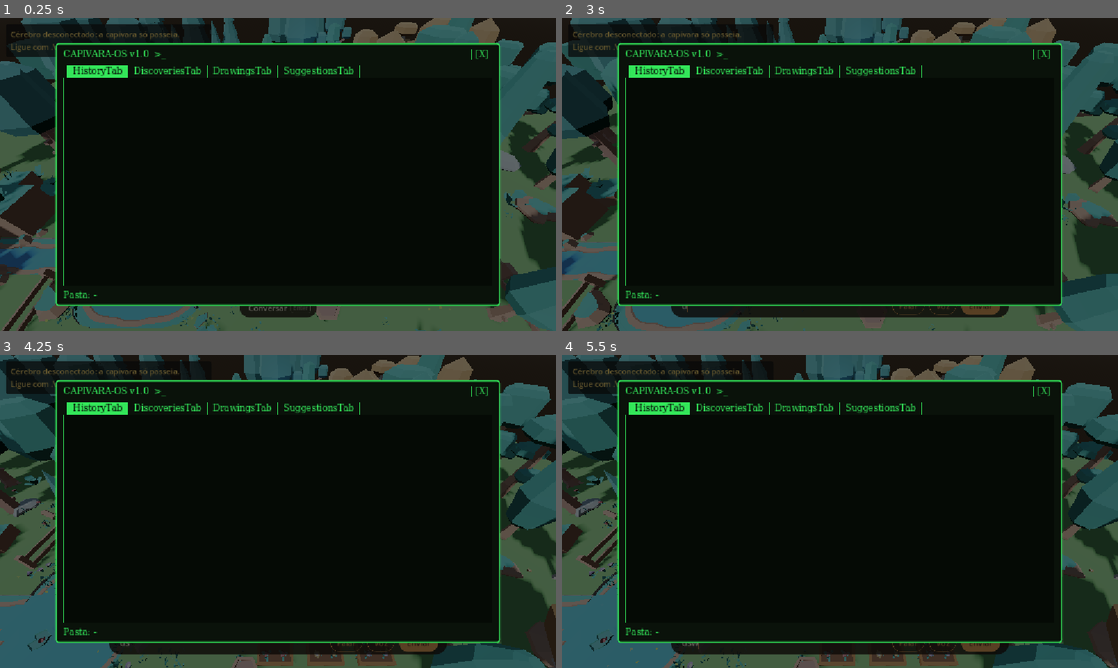
Above: before the commit, frames 1-4 (two rows, left to right).
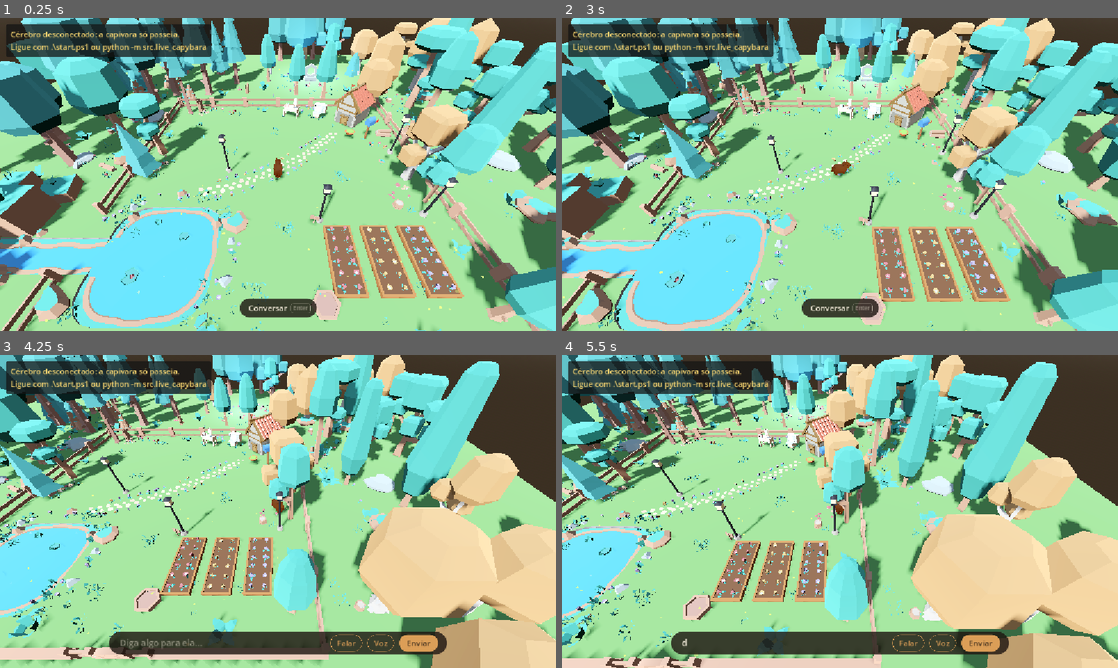
Above: after the commit, the same moments.

Repository: MatheusPatricioo/capivara-ia
Game: Godot game, scene res://scenes/world.tscn
Two runs of this game, one before a commit and one after it. Both use one fixed random seed, a clock stepped at 60 frames per second and the inputs below.
Inputs (mouse positions are in pixels of both pictures, inside the frame that each line leads up to):
- Up to frame 1 (0.25 s): no input
- Up to frame 2 (3 s): click "Conversar" at 0.5 s; click (940, 305) at 1.25 s, where only the run after the commit has a clickable "Voz"; click (940, 305) at 2 s, where only the run after the commit has a clickable "Mudo"; tap Enter at 2.75 s; move the mouse to (962, 158) at 2.77 s; hold D (move_right) from 2.78 s (still down); hold Tab (toggle_control_mode) from 2.78 s (still down); click (962, 158) at 2.92 s
- Up to frame 3 (4.25 s): move the mouse to (166, 527) at 3.52 s; release D (move_right) at 3.53 s; release Tab (toggle_control_mode) at 3.53 s; hold S (move_backward) from 3.53 s (still down); tap Enter at 3.6 s
- Up to frame 4 (5.5 s): move the mouse to (895, 442) at 4.27 s; release S (move_backward) at 4.28 s; hold D (move_right) 4.28-5.03 s; tap Keypad Enter at 4.35 s; move the mouse to (812, 574) at 5.02 s; hold W (move_forward) from 5.03 s (still down); tap Tab (toggle_control_mode) at 5.1 s; click (812, 574) at 5.17 s

The runs differ from the first frame. In frame 1, 99% of the frame differs, in the area x 0-100%, y 0-100%; in frame 2, 99%; in frame 3, 98%; in frame 4, 98%.
Error before the commit: Parse Error: Identifier "DiscoveriesFolder" not declared in the current scope. (res://scripts/computer/computer_screen.gd:30)

Commit message:
feat: let the world ask the brain for notes, drawings and searches instead of reading the disk
The computer screen asks the brain through BrainQuestion and no longer reads
the discoveries folder, the file naming rule or brain/.env.

Diff:
--- a/world/scenes/ui/computer_screen.tscn
+++ b/world/scenes/ui/computer_screen.tscn
@@ -236,7 +236,7 @@
 layout_mode = 2
 script = ExtResource("3_note_folder_tab")
 empty_text = "> nenhuma sugestão ainda."
-done_line_prefix = "- **Situação:** constru"
+folder = "suggestions"
 metadata/_tab_index = 3
 
 [node name="Split" type="HSplitContainer" parent="Monitor/Layout/Tabs/SuggestionsTab"]
--- a/world/scripts/brain/brain_connection.gd
+++ b/world/scripts/brain/brain_connection.gd
@@ -41,6 +41,9 @@
 ## Her creator closed the chat: she stops listening and goes back to her own life.
 signal conversation_ended
 signal connection_changed(is_connected: bool)
+## The answer to a request sent with send_request(): it carries the same request_id.
+## Use BrainQuestion.ask() to send a request and wait for its own reply.
+signal reply_received(reply: Dictionary)
 
 const DEFAULT_URL: String = "ws://127.0.0.1:8765"
 ## Set this environment variable to use another address, like ws://127.0.0.1:8799.
@@ -64,6 +67,7 @@
 var _url: String = DEFAULT_URL
 var _is_connected: bool = false
 var _seconds_until_reconnect: float = 0.0
+var _sent_request_count: int = 0
 
 
 func _ready() -> void:
@@ -160,6 +164,19 @@
 	_send_voice_mode()
 
 
+## Sends a request (like {"type": "list_drawings"}) with a new request_id and returns that
+## id, so the caller can recognize its reply. Returns "" while the brain is offline.
+func send_request(request: Dictionary) -> String:
+	if not _is_connected:
+		return ""
+	_sent_request_count += 1
+	var request_id: String = "world-%d" % _sent_request_count
+	var message: Dictionary = request.duplicate()
+	message["request_id"] = request_id
+	_socket.send_text(JSON.stringify(message))
+	return request_id
+
+
 func _send_voice_mode() -> void:
 	if not _is_connected:
 		return
@@ -177,6 +194,10 @@
 		push_warning("The brain sent a message that is not a JSON object: %s" % text)
 		return
 	var message: Dictionary = parsed
+	# Only replies carry a request_id: orders from the brain never do.
+	if message.has("request_id"):
+		reply_received.emit(message)
+		return
 	match message.get("type"):
 		"go_to":
 			go_to_requested.emit(StringName(str(message.get("point", ""))))
--- /dev/null
+++ b/world/scripts/brain/brain_question.gd
@@ -0,0 +1,61 @@
+class_name BrainQuestion
+extends RefCounted
+
+## Asks the brain something and waits for its own answer:
+##     var reply: Dictionary = await BrainQuestion.ask({"type": "list_drawings"})
+## The reply is the brain's message, or a "request_failed" one made here when the brain is
+## offline ("offline") or takes too long ("timeout"), so the caller always gets an answer
+## and only has to check reply["type"].
+
+const FAILED_TYPE: String = "request_failed"
+const TIMEOUT_SECONDS: float = 5.0
+
+## Emitted once, with the reply or with a failure made here.
+signal _settled(reply: Dictionary)
+
+## Questions still waiting. Holding them here keeps each one alive until it is settled:
+## nothing else references a question while its caller awaits.
+static var _waiting: Array[BrainQuestion] = []
+
+var _request_id: String = ""
+var _is_settled: bool = false
+
+
+static func ask(request: Dictionary) -> Dictionary:
+	var question: BrainQuestion = BrainQuestion.new()
+	_waiting.append(question)
+	var reply: Dictionary = await question._ask(request)
+	_waiting.erase(question)
+	return reply
+
+
+static func failure(reason: String) -> Dictionary:
+	return {"type": FAILED_TYPE, "reason": reason}
+
+
+func _ask(request: Dictionary) -> Dictionary:
+	_request_id = Brain.send_request(request)
+	if _request_id.is_empty():
+		return failure("offline")
+	Brain.reply_received.connect(_on_reply_received)
+	Brain.get_tree().create_timer(TIMEOUT_SECONDS).timeout.connect(_on_timeout)
+	var reply: Dictionary = await _settled
+	Brain.reply_received.disconnect(_on_reply_received)
+	return reply
+
+
+## Every reply reaches every question: each one keeps only the reply to its own request.
+func _on_reply_received(reply: Dictionary) -> void:
+	if str(reply.get("request_id", "")) == _request_id:
+		_settle(reply)
+
+
+func _on_timeout() -> void:
+	_settle(failure("timeout"))
+
+
+func _settle(reply: Dictionary) -> void:
+	if _is_settled:
+		return
+	_is_settled = true
+	_settled.emit(reply)
--- a/world/scripts/computer/computer_screen.gd
+++ b/world/scripts/computer/computer_screen.gd
@@ -1,13 +1,14 @@
 class_name ComputerScreen
 extends CanvasLayer
 
-## The capybara's retro computer, drawn over the 3D world. It only shows files from the
-## discoveries folder: no AI logic lives here. The [X] button or the Esc key closes it.
+## The capybara's retro computer, drawn over the 3D world. It only shows what the brain
+## sends about her saved things, and never reads the disk: no AI logic lives here.
+## The [X] button or the Esc key closes it.
 ## The game keeps running while it is open, so the brain connection never stops.
 
 const TAB_TITLES: PackedStringArray = ["Histórico", "Descobertas", "Desenhos", "Sugestões"]
-## Where the brain saves her suggestions for the world, inside the discoveries folder.
-const SUGGESTIONS_FOLDER_NAME: String = "sugestoes"
+## Shown until the brain tells where the discoveries folder is.
+const UNKNOWN_FOLDER_TEXT: String = "Pasta: (esperando o cérebro)"
 
 @onready var _tabs: TabContainer = %Tabs
 @onready var _close_button: Button = %CloseButton
@@ -23,17 +24,22 @@
 	for tab_index: int in TAB_TITLES.size():
 		_tabs.set_tab_title(tab_index, TAB_TITLES[tab_index])
 	_close_button.pressed.connect(close)
+	_discoveries_tab.folder_path_received.connect(_show_folder_path)
 
 
-## Reads the folder again on every open, so the tabs always show the latest files.
+## Asks the brain again on every open, so the tabs always show the latest things.
+## The tabs fill in as the answers arrive; the screen opens right away.
 func open() -> void:
-	var discoveries_path: String = DiscoveriesFolder.path()
-	_folder_label.text = "Pasta: %s" % discoveries_path
-	_history_tab.show_history(discoveries_path)
-	_discoveries_tab.show_folder(discoveries_path)
-	_drawings_tab.show_drawings(discoveries_path)
-	_suggestions_tab.show_folder(discoveries_path.path_join(SUGGESTIONS_FOLDER_NAME))
+	_folder_label.text = UNKNOWN_FOLDER_TEXT
+	_history_tab.show_history()
+	_discoveries_tab.show_notes()
+	_drawings_tab.show_drawings()
+	_suggestions_tab.show_notes()
 	show()
+
+
+func _show_folder_path(folder_path: String) -> void:
+	_folder_label.text = "Pasta: %s" % folder_path
 
 
 func close() -> void:
--- a/world/scripts/computer/drawings_tab.gd
+++ b/world/scripts/computer/drawings_tab.gd
@@ -4,8 +4,11 @@
 ## The Drawings tab: a gallery of the capybara's drawings, newest first, and a
 ## button that opens the discoveries folder in the system file explorer. The cards flow
 ## like words in a paragraph: as many per row as the screen width fits, centered.
+## The brain sends the list first and then each drawing as a PNG in base64, asked one
+## by one, so the cards appear as they arrive and no message grows with the gallery.
 
 const EMPTY_TEXT: String = "> nenhum desenho ainda."
+const UNAVAILABLE_TEXT: String = "> não consegui falar com o cérebro."
 const THUMBNAIL_SIZE: Vector2 = Vector2(220, 165)
 ## Green like the terminal, so each white sheet sits in a thin frame.
 const FRAME_COLOR: Color = Color(0.2, 0.9, 0.35)
@@ -16,25 +19,55 @@
 @onready var _open_folder_button: Button = %OpenFolderButton
 
 var _discoveries_path: String = ""
+## Grows on every show_drawings(), so a gallery still loading stops when a new one starts.
+var _load_count: int = 0
 
 
 func _ready() -> void:
 	_open_folder_button.pressed.connect(_open_folder)
 
 
-## Loads the gallery again. Called every time the computer screen opens.
-func show_drawings(discoveries_path: String) -> void:
-	_discoveries_path = discoveries_path
-	_open_folder_button.disabled = not DirAccess.dir_exists_absolute(discoveries_path)
+## Asks the brain for the gallery again. Called every time the computer screen opens.
+func show_drawings() -> void:
+	_load_count += 1
+	var this_load: int = _load_count
 	_clear_gallery()
-	var file_names: PackedStringArray = DiscoveryFiles.list_newest_first(discoveries_path, DiscoveryFiles.DRAWING_EXTENSION)
+	_open_folder_button.disabled = true
+	var reply: Dictionary = await BrainQuestion.ask({"type": "list_drawings"})
+	if this_load != _load_count:
+		return
+	if reply.get("type") != "drawing_list":
+		_drawing_count.text = UNAVAILABLE_TEXT
+		return
+	_discoveries_path = str(reply.get("folder_path", ""))
+	# The brain may run on another machine: the button only opens a folder that is here.
+	_open_folder_button.disabled = not DirAccess.dir_exists_absolute(_discoveries_path)
+	var drawings: Variant = reply.get("drawings", [])
+	if not drawings is Array:
+		drawings = []
 	var shown_count: int = 0
-	for file_name: String in file_names:
-		var drawing: ImageTexture = DiscoveryFiles.load_drawing(discoveries_path, file_name)
-		if drawing != null:
-			_drawing_grid.add_child(_create_card(file_name, drawing))
+	for drawing: Variant in drawings:
+		if not drawing is Dictionary or not drawing.get("id") is String:
+			continue
+		var picture: ImageTexture = await _download_drawing(drawing["id"])
+		if this_load != _load_count:
+			return
+		if picture != null:
+			_drawing_grid.add_child(_create_card(str(drawing.get("title", "")), picture))
 			shown_count += 1
 	_drawing_count.text = "> %d desenho(s)" % shown_count if shown_count > 0 else EMPTY_TEXT
+
+
+## The drawing as a texture, or null when the brain could not send a valid PNG.
+func _download_drawing(drawing_id: String) -> ImageTexture:
+	var reply: Dictionary = await BrainQuestion.ask({"type": "get_drawing", "id": drawing_id})
+	if reply.get("type") != "drawing":
+		return null
+	var png: PackedByteArray = Marshalls.base64_to_raw(str(reply.get("png_base64", "")))
+	var picture: Image = Image.new()
+	if png.is_empty() or picture.load_png_from_buffer(png) != OK:
+		return null
+	return ImageTexture.create_from_image(picture)
 
 
 func _clear_gallery() -> void:
@@ -43,18 +76,18 @@
 
 
 ## One gallery card: the drawing scaled to fit inside a frame, with its title below.
-func _create_card(file_name: String, drawing: ImageTexture) -> VBoxContainer:
+func _create_card(title: String, drawing: ImageTexture) -> VBoxContainer:
 	var picture: TextureRect = TextureRect.new()
 	picture.texture = drawing
 	picture.custom_minimum_size = THUMBNAIL_SIZE
 	picture.expand_mode = TextureRect.EXPAND_IGNORE_SIZE
 	picture.stretch_mode = TextureRect.STRETCH_KEEP_ASPECT_CENTERED
-	picture.tooltip_text = file_name
+	picture.tooltip_text = title
 	var frame: PanelContainer = PanelContainer.new()
 	frame.add_theme_stylebox_override("panel", _create_frame_style())
 	frame.add_child(picture)
 	var caption: Label = Label.new()
-	caption.text = DiscoveryFiles.title_from_file_name(file_name)
+	caption.text = title
 	caption.horizontal_alignment = HORIZONTAL_ALIGNMENT_CENTER
 	caption.custom_minimum_size.x = THUMBNAIL_SIZE.x
 	caption.text_overrun_behavior = TextServer.OVERRUN_TRIM_ELLIPSIS
@@ -72,7 +105,7 @@
 	return frame_style
 
 
-## The path always comes from DiscoveriesFolder, never from file contents.
+## The path always comes from the brain's list reply, never from file contents.
 func _open_folder() -> void:
 	if DirAccess.dir_exists_absolute(_discoveries_path):
 		OS.shell_open(_discoveries_path)
--- a/world/scripts/computer/history_tab.gd
+++ b/world/scripts/computer/history_tab.gd
@@ -8,6 +8,7 @@
 ## never wraps, so a long title used to widen the whole computer screen on this tab only.
 
 const EMPTY_HISTORY_TEXT: String = "> nenhuma pesquisa ainda."
+const UNAVAILABLE_TEXT: String = "> não consegui falar com o cérebro."
 const NO_RESULTS_TEXT: String = "(nenhum site encontrado)"
 const QUERY_COLOR: String = "#9dffa8"
 const DATE_COLOR: String = "#5fae6c"
@@ -16,16 +17,41 @@
 
 @onready var _entry_list: VBoxContainer = %EntryList
 
+## Grows on every show_history(), so an answer to an older call is ignored.
+var _load_count: int = 0
 
-## Rebuilds the list from the search log. Called every time the computer screen opens.
-func show_history(discoveries_path: String) -> void:
+
+## Asks the brain for the searches and rebuilds the list. Called every time the computer
+## screen opens.
+func show_history() -> void:
+	_load_count += 1
+	var this_load: int = _load_count
 	_clear_entries()
-	var entries: Array[SearchLogEntry] = SearchLogReader.read_newest_first(discoveries_path)
+	var reply: Dictionary = await BrainQuestion.ask({"type": "get_search_history"})
+	if this_load != _load_count:
+		return
+	if reply.get("type") != "search_history":
+		_entry_list.add_child(_create_entry_text(UNAVAILABLE_TEXT))
+		return
+	var entries: Array[SearchLogEntry] = _entries_from(reply)
 	if entries.is_empty():
 		_entry_list.add_child(_create_entry_text(EMPTY_HISTORY_TEXT))
 		return
 	for entry: SearchLogEntry in entries:
 		_entry_list.add_child(_create_entry_text(_entry_to_bbcode(entry)))
+
+
+## The brain already sends the newest first.
+func _entries_from(reply: Dictionary) -> Array[SearchLogEntry]:
+	var entries: Array[SearchLogEntry] = []
+	var searches: Variant = reply.get("searches", [])
+	if not searches is Array:
+		return entries
+	for search: Variant in searches:
+		var entry: SearchLogEntry = SearchLogEntry.from_dictionary(search)
+		if entry != null:
+			entries.append(entry)
+	return entries
 
 
 func _clear_entries() -> void:
--- a/world/scripts/computer/note_folder_tab.gd
+++ b/world/scripts/computer/note_folder_tab.gd
@@ -1,28 +1,33 @@
 class_name NoteFolderTab
 extends MarginContainer
 
-## A tab that reads the Markdown notes of one folder: the notes on the left, newest first,
-## and the text of the selected note on the right, shown as titles, bold text and bullets.
-## The newest note opens by itself, and every web address in the text (like the sources)
-## opens in the default browser when clicked.
+## A tab that shows the Markdown notes of one folder, asked to the brain: the notes on the
+## left, newest first, and the text of the selected note on the right, shown as titles, bold
+## text and bullets. The newest note opens by itself, and every web address in the text
+## (like the sources) opens in the default browser when clicked.
 ##
-## Used by the Discoveries tab (the root of the discoveries folder) and the Suggestions tab
-## (its "sugestoes" subfolder). Its nodes are found by path, not by unique name, because a
-## scene can only have one node with each unique name and there are two of these tabs.
+## Used by the Discoveries tab and the Suggestions tab. Titles and the "done" mark come ready
+## from the brain: this tab never reads files. Its nodes are found by path, not by unique
+## name, because a scene can only have one node with each unique name and there are two of
+## these tabs.
+
+## Tells where the brain keeps the notes of this tab, only to show it.
+signal folder_path_received(folder_path: String)
 
 const UNREADABLE_TEXT: String = "> não consegui ler este arquivo."
+const UNAVAILABLE_TEXT: String = "> não consegui falar com o cérebro."
 const DONE_MARK: String = "✔ "
 
+## Which notes the brain sends: "discoveries" or "suggestions".
+@export_enum("discoveries", "suggestions") var folder: String = "discoveries"
 ## Shown when the folder has no notes yet.
 @export var empty_text: String = "> nada por aqui ainda."
-## A note with a line starting with this (ignoring case) gets a check mark in the list.
-## The Suggestions tab uses it for the built ones; empty means no marks.
-@export var done_line_prefix: String = ""
 
 @onready var _note_list: ItemList = $Split/NoteList
 @onready var _note_text: RichTextLabel = $Split/NoteText
 
-var _folder_path: String = ""
+## Grows on every list or note asked, so an answer to an older question is ignored.
+var _question_count: int = 0
 
 
 func _ready() -> void:
@@ -30,14 +35,19 @@
 	_note_text.meta_clicked.connect(_open_link)
 
 
-## Lists the notes again. Called every time the computer screen opens.
-func show_folder(folder_path: String) -> void:
-	_folder_path = folder_path
+## Asks the brain for the notes again. Called every time the computer screen opens.
+func show_notes() -> void:
+	var this_question: int = _next_question()
 	_note_list.clear()
-	for file_name: String in DiscoveryFiles.list_newest_first(folder_path, DiscoveryFiles.NOTE_EXTENSION):
-		var item_index: int = _note_list.add_item(_list_title(file_name))
-		_note_list.set_item_metadata(item_index, file_name)
-		_note_list.set_item_tooltip(item_index, file_name)
+	_note_text.text = ""
+	var reply: Dictionary = await BrainQuestion.ask({"type": "list_discoveries", "folder": folder})
+	if this_question != _question_count:
+		return
+	if reply.get("type") != "discovery_list":
+		_note_text.text = UNAVAILABLE_TEXT
+		return
+	folder_path_received.emit(str(reply.get("folder_path", "")))
+	_fill_list(reply.get("discoveries", []))
 	if _note_list.item_count == 0:
 		_note_text.text = empty_text
 		return
@@ -45,35 +55,37 @@
 	_show_note(0)
 
 
-func _list_title(file_name: String) -> String:
-	var lines: PackedStringArray = DiscoveryFiles.read_text(_folder_path, file_name).split("\n")
-	var mark: String = DONE_MARK if _is_done(lines) else ""
-	return mark + _note_title(lines, file_name)
-
-
-## The note's own "# " title keeps accents and hyphens ("Vaga-lumes no jardim à noite"),
-## which the file name lost. A note without one falls back to its file name.
-func _note_title(lines: PackedStringArray, file_name: String) -> String:
-	for line: String in lines:
-		if line.begins_with(MarkdownText.TITLE_PREFIX):
-			return line.trim_prefix(MarkdownText.TITLE_PREFIX).strip_edges()
-	return DiscoveryFiles.title_from_file_name(file_name)
-
-
-func _is_done(lines: PackedStringArray) -> bool:
-	if done_line_prefix.is_empty():
-		return false
-	for line: String in lines:
-		if line.to_lower().begins_with(done_line_prefix.to_lower()):
-			return true
-	return false
+## Each item shows the ready title and keeps the note's id to ask for its text later.
+func _fill_list(notes: Variant) -> void:
+	if not notes is Array:
+		return
+	for note: Variant in notes:
+		if not note is Dictionary or not note.get("id") is String:
+			continue
+		var mark: String = DONE_MARK if note.get("done", false) == true else ""
+		var item_index: int = _note_list.add_item(mark + str(note.get("title", "")))
+		_note_list.set_item_metadata(item_index, note["id"])
 
 
 func _show_note(item_index: int) -> void:
-	var file_name: String = _note_list.get_item_metadata(item_index)
-	var note_text: String = DiscoveryFiles.read_text(_folder_path, file_name)
-	_note_text.text = MarkdownText.to_bbcode(note_text) if not note_text.is_empty() else UNREADABLE_TEXT
+	var this_question: int = _next_question()
+	var note_id: String = _note_list.get_item_metadata(item_index)
+	var reply: Dictionary = await BrainQuestion.ask(
+		{"type": "get_discovery", "folder": folder, "id": note_id}
+	)
+	if this_question != _question_count:
+		return
+	var markdown: String = str(reply.get("markdown", ""))
+	if reply.get("type") != "discovery" or markdown.is_empty():
+		_note_text.text = UNREADABLE_TEXT
+		return
+	_note_text.text = MarkdownText.to_bbcode(markdown)
 	_note_text.scroll_to_line(0)
+
+
+func _next_question() -> int:
+	_question_count += 1
+	return _question_count
 
 
 ## meta_clicked sends the value of the [url=...] tag that was clicked.
--- a/world/scripts/discoveries/search_log_entry.gd
+++ b/world/scripts/discoveries/search_log_entry.gd
@@ -1,7 +1,8 @@
 class_name SearchLogEntry
 extends RefCounted
 
-## One web search the capybara did, as written by the brain in history/searches.jsonl.
+## One web search the capybara did, as the brain sends it in a search_history reply:
+## {"searched_at": "2026-11-23T10:15", "query": "...", "pages": [{"title": "...", "url": "..."}]}
 
 
 ## A site that came back in the search results.
@@ -14,7 +15,7 @@
 		url = page_url
 
 
-## ISO 8601 date and time, like 2026-11-23T10:15:02-03:00.
+## Local date and time, like 2026-11-23T10:15.
 var searched_at: String
 var query: String
 var pages: Array[FoundPage] = []
@@ -25,7 +26,20 @@
 	query = search_query
 
 
-## Turns 2026-11-23T10:15:02-03:00 into 23/11/2026 10:15. Unknown formats are shown as they are.
+## Returns null for a search without a text query; pages without an address are skipped.
+static func from_dictionary(search: Variant) -> SearchLogEntry:
+	if not search is Dictionary or not search.get("query") is String:
+		return null
+	var entry: SearchLogEntry = SearchLogEntry.new(str(search.get("searched_at", "")), search["query"])
+	var found_pages: Variant = search.get("pages", [])
+	if found_pages is Array:
+		for page: Variant in found_pages:
+			if page is Dictionary and page.get("url") is String:
+				entry.pages.append(FoundPage.new(str(page.get("title", "")), page["url"]))
+	return entry
+
+
+## Turns 2026-11-23T10:15 into 23/11/2026 10:15. Unknown formats are shown as they are.
 func display_date() -> String:
 	var date_and_time: PackedStringArray = searched_at.split("T")
 	var date_parts: PackedStringArray = date_and_time[0].split("-")
Not shown, added: world/scripts/brain/brain_question.gd.uid
